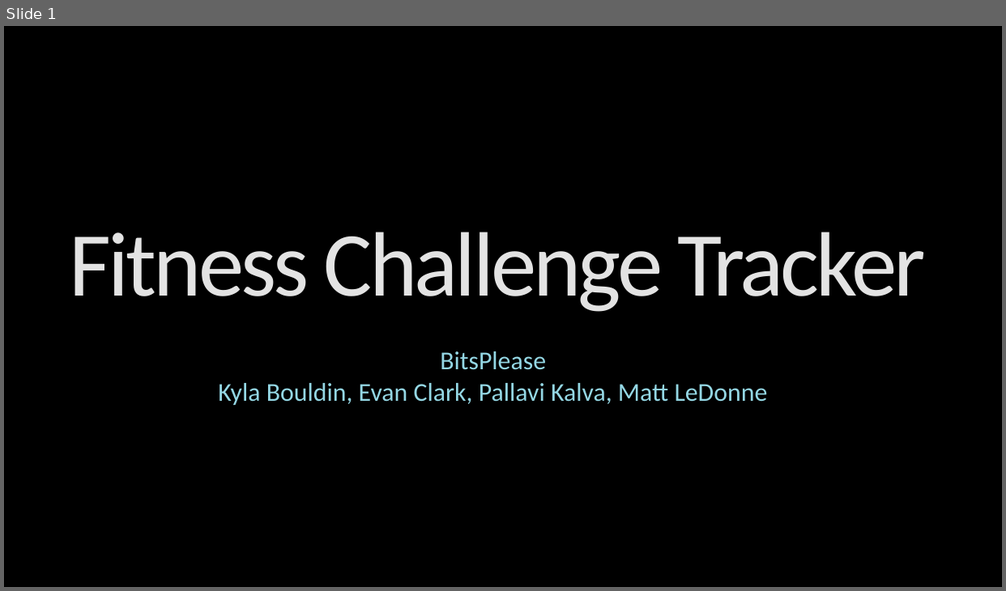
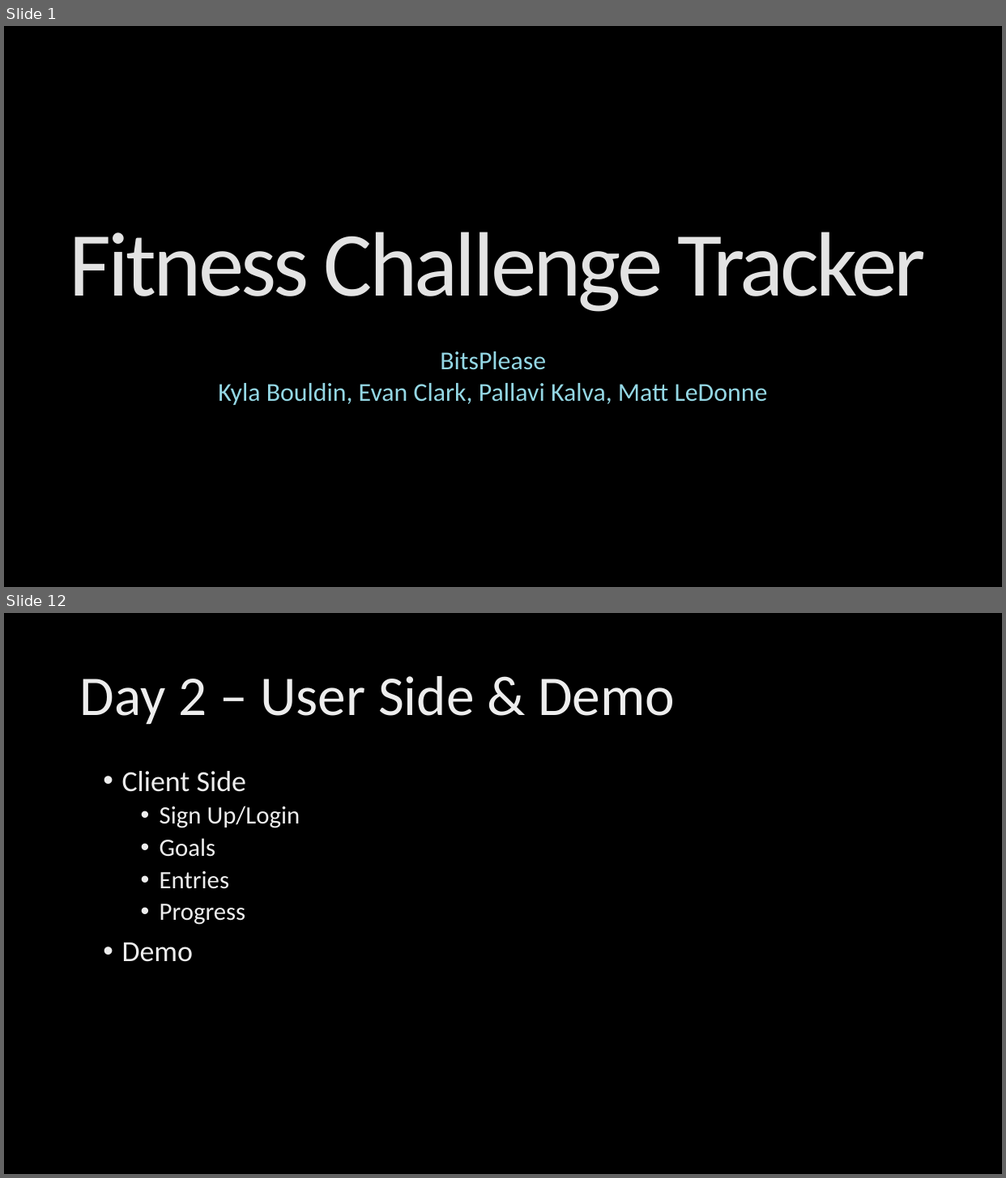
Before and after one commit to kylambouldin/CSE3901-FinalProject, a slide deck: Presentation.pptx. Shown one above the other, each under a label of ours: slide 1 before the commit, slides 1 and 12 after it; the slides between them are not shown. The pictures are 1006x591 and 1006x1178 pixels, drawn with LibreOffice and Linux fonts; fonts in the diff are those of the drawing; background and template pictures are left out. Boxes give left, top, right and bottom in pixels: in the first picture for what was removed or moved away, otherwise in the second. Text is boxed around its words. In the diff, an @@ line names an element or a change of style, - is before the commit and + after.

```diff
--- a/Presentation.pptx
+++ b/Presentation.pptx
@@ slide 12 added at (4,613,1002,1174), background picture (left out) @@
@@ title added at (80,676,675,724), 54 pt, text gradient #BFBFBF to #EDEDED to #FFFFFF @@
+Day 2 – User Side & Demo
@@ text added at (122,771,300,962), 24 pt, text gradient #BFBFBF to #EDEDED to #FFFFFF @@
+• Client Side
+  • Sign Up/Login
+  • Goals
+  • Entries
+  • Progress
+• Demo
```
Also in this commit, not shown: 15 other slides added.
